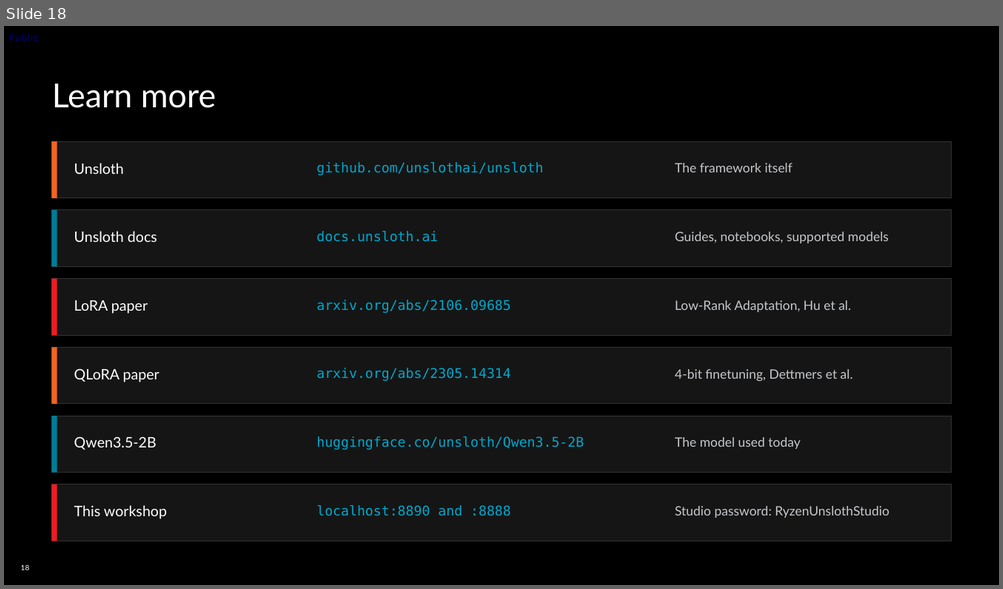
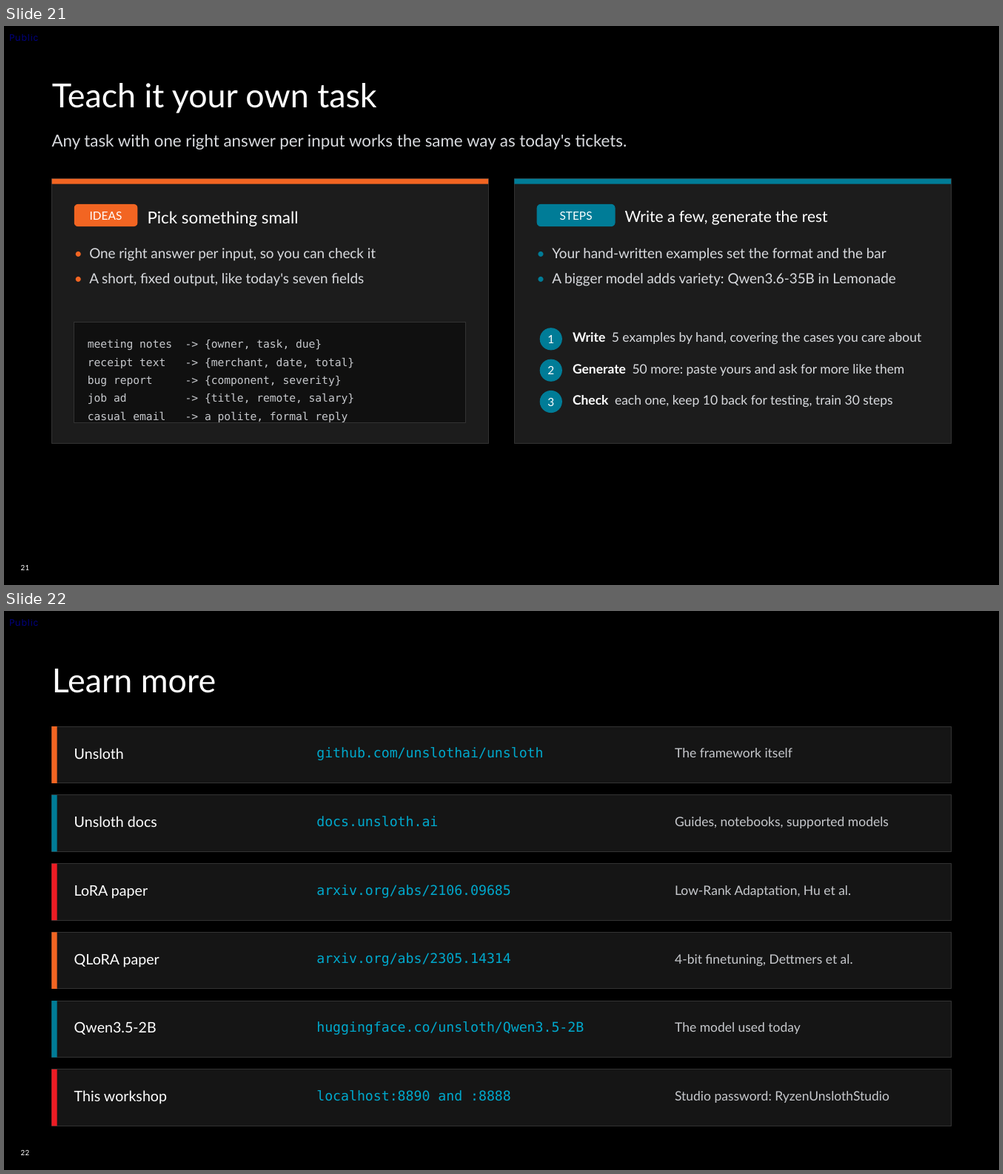
Before and after one commit to TwelveNights/Unsloth-RL-Workshop-on-Radeon, a slide deck: docs/AMD-Unsloth-Studio-Fine-tuning.pptx. Shown one above the other, each under a label of ours: slide 18 before the commit, slides 21 and 22 after it. The pictures are 1003x589 and 1003x1174 pixels, drawn with LibreOffice and Linux fonts; fonts in the diff are those of the drawing; background and template pictures are left out. Boxes give left, top, right and bottom in pixels: in the first picture for what was removed or moved away, otherwise in the second. Text is boxed around its words. In the diff, an @@ line names an element or a change of style, - is before the commit and + after.

Commit message:
Deck: how SFT learns, reading a training run, stretch challenges
- New slide 9: one SFT training step (tokenize with the chat template,
  predict, cross-entropy loss, update only the LoRA adapter), with the
  batch/step arithmetic of this run.
- New slide 10: reading a training run, with the settings Studio used
  (lr 2e-4 with 5 warmup steps, batch 8 = 2 x 4, LoRA rank 16) and what
  the loss curve does and doesn't tell you.
- Slide 7: ~1% of weights trained (23M), the real figure for this run.
- Slide 8: SFT example in the chat format attendees upload, not Alpaca.
- New slides 20-21: stretch challenges (add a field, teach it your own
  task, export to GGUF) and own-task ideas with a write-5-generate-50
  workflow using the bigger model in Lemonade.

```diff
--- a/docs/AMD-Unsloth-Studio-Fine-tuning.pptx
+++ b/docs/AMD-Unsloth-Studio-Fine-tuning.pptx
@@ slide 21 added at (4,26,999,585), background picture (left out); not listed: 3 template elements that a slide beside it also shows @@
@@ title added at (52,83,376,113), 32 pt, text #FFFFFF @@
+Teach it your own task
@@ text added at (52,134,627,150), 16 pt, text #D8DADE @@
+Any task with one right answer per input works the same way as today's tickets.
@@ rectangle added at (52,179,488,444), fill #1C1C1C, outline #333333 0.75 pt @@
@@ rectangle added at (52,179,488,184), fill #F26522 @@
@@ rectangle added at (515,179,950,444), fill #1C1C1C, outline #333333 0.75 pt @@
@@ rectangle added at (515,179,950,184), fill #007C97 @@
@@ rounded rectangle added at (74,204,137,227), fill #F26522, 11 pt, text #FFFFFF @@
+IDEAS
@@ text added at (148,211,299,227), 16 pt, text #FFFFFF @@
+Pick something small
@@ rounded rectangle added at (537,204,615,227), fill #007C97, 11 pt, text #FFFFFF @@
+STEPS
@@ text added at (625,210,828,225), 15 pt, text #FFFFFF @@
+Write a few, generate the rest
@@ text added at (89,248,375,286), 13.5 pt, text #D8DADE @@
+• One right answer per input, so you can check it
+• A short, fixed output, like today's seven fields
@@ text added at (552,248,895,286), 13.5 pt, text #D8DADE @@
+• Your hand-written examples set the format and the bar
+• A bigger model adds variety: Qwen3.6-35B in Lemonade
@@ rectangle added at (74,322,466,423), fill #101010, outline #333333 0.75 pt @@
@@ ellipse added at (540,328,562,351), fill #007C97, 11 pt, text #FFFFFF @@
+1
@@ text added at (572,332,921,344), 12.5 pt, text #D8DADE @@
+Write 5 examples by hand, covering the cases you care about
@@ text added at (88,340,355,423), 10.5 pt, text #C6C8CC @@
+meeting notes -> {owner, task, due}
+receipt text -> {merchant, date, total}
+bug report -> {component, severity}
+job ad -> {title, remote, salary}
+casual email -> a polite, formal reply
@@ ellipse added at (540,360,562,382), fill #007C97, 11 pt, text #FFFFFF @@
+2
@@ text added at (572,364,905,376), 12.5 pt, text #D8DADE @@
+Generate 50 more: paste yours and ask for more like them
@@ ellipse added at (540,391,562,413), fill #007C97, 11 pt, text #FFFFFF @@
+3
@@ text added at (572,395,892,407), 12.5 pt, text #D8DADE @@
+Check each one, keep 10 back for testing, train 30 steps
@@ what was slide 18 is now slide 22 @@
@@ page number at (21,1150,29,1156): text changed @@
-18
+22
```
Also in this commit, not shown: 2 slides changed, 3 other slides added, 3 other files.
